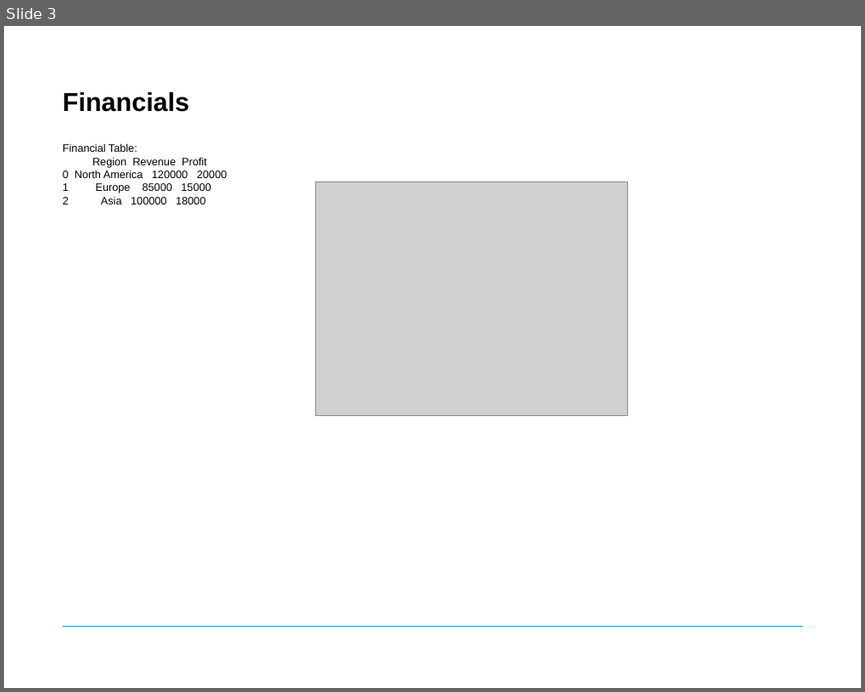
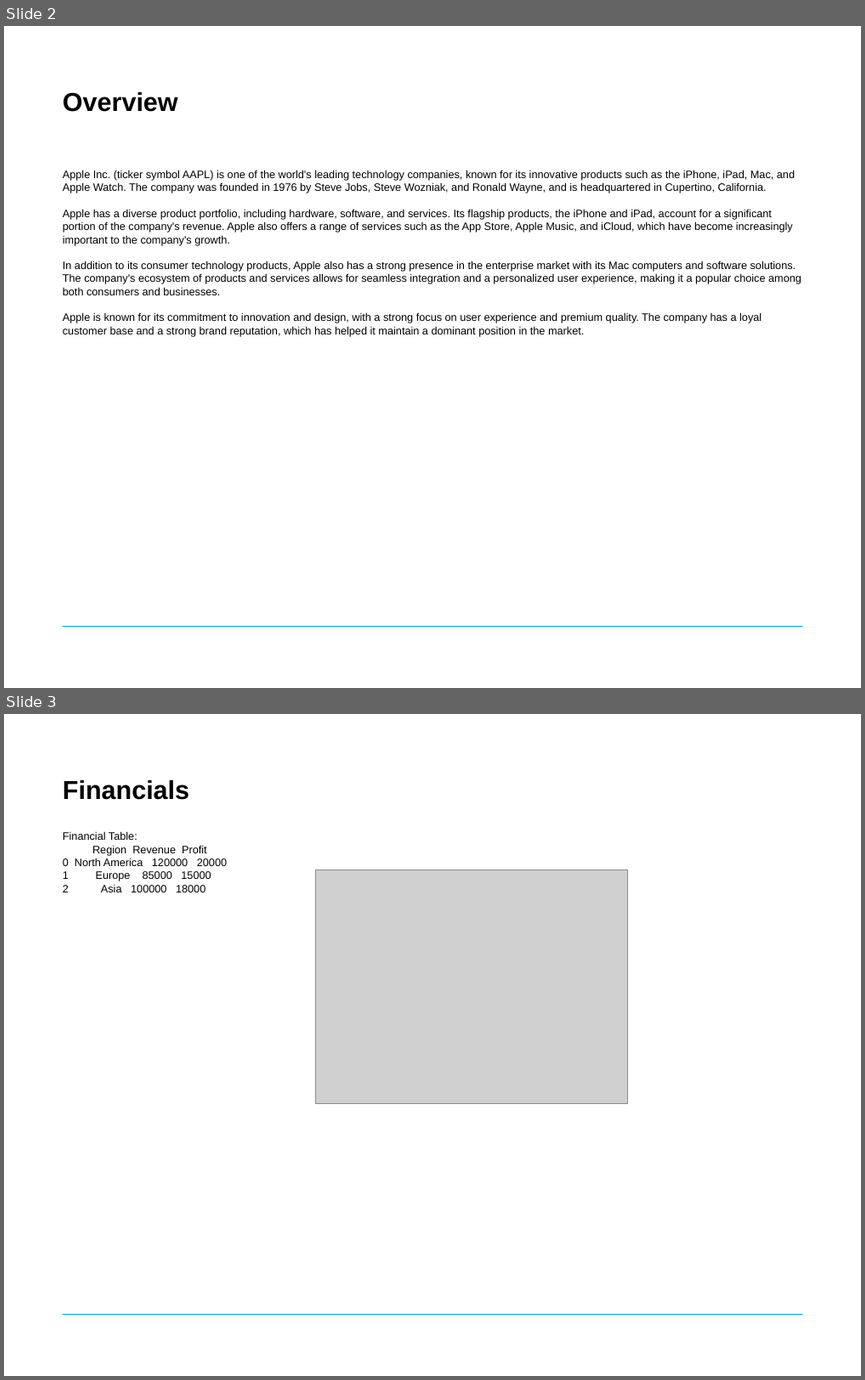
Before and after one commit to chris-rojas/Hackathon, a slide deck: UI/result/Profiler_Report.pptx. Shown one above the other, each under a label of ours: slide 3 before the commit, slides 2 and 3 after it. The pictures are 865x692 and 865x1380 pixels, drawn with LibreOffice and Linux fonts; fonts in the diff are those of the drawing; grey boxes stand for pictures; background and template pictures are left out. Boxes give left, top, right and bottom in pixels: in the first picture for what was removed or moved away, otherwise in the second. Text is boxed around its words. In the diff, an @@ line names an element or a change of style, - is before the commit and + after.

```diff
--- a/UI/result/Profiler_Report.pptx
+++ b/UI/result/Profiler_Report.pptx
@@ slide 2 added at box(4, 26, 861, 688), background #FFFFFF; not listed: 1 template element that a slide beside it also shows @@
@@ title added at box(63, 92, 178, 112), 24 pt, text #000000, bold @@
+Overview
@@ text added at box(63, 170, 801, 337), 10 pt, text #000000 @@
+Apple Inc. (ticker symbol AAPL) is one of the world's leading technology companies, known for its innovative products such as the iPhone, iPad, Mac, and Apple Watch. The company was founded in 1976 by Steve Jobs, Steve Wozniak, and Ronald Wayne, and is headquartered in Cupertino, California.
+Apple has a diverse product portfolio, including hardware, software, and services. Its flagship products, the iPhone and iPad, account for a significant portion of the company's revenue. Apple also offers a range of services such as the App Store, Apple Music, and iCloud, which have become increasingly important to the company's growth.
+In addition to its consumer technology products, Apple also has a strong presence in the enterprise market with its Mac computers and software solutions. The company's ecosystem of products and services allows for seamless integration and a personalized user experience, making it a popular choice among both consumers and businesses.
+Apple is known for its commitment to innovation and design, with a strong focus on user experience and premium quality. The company has a loyal customer base and a strong brand reputation, which has helped it maintain a dominant position in the market.
```
Also in this commit, not shown: 1 slide changed, 4 other slides added, 1 slide removed, 5 other files.
